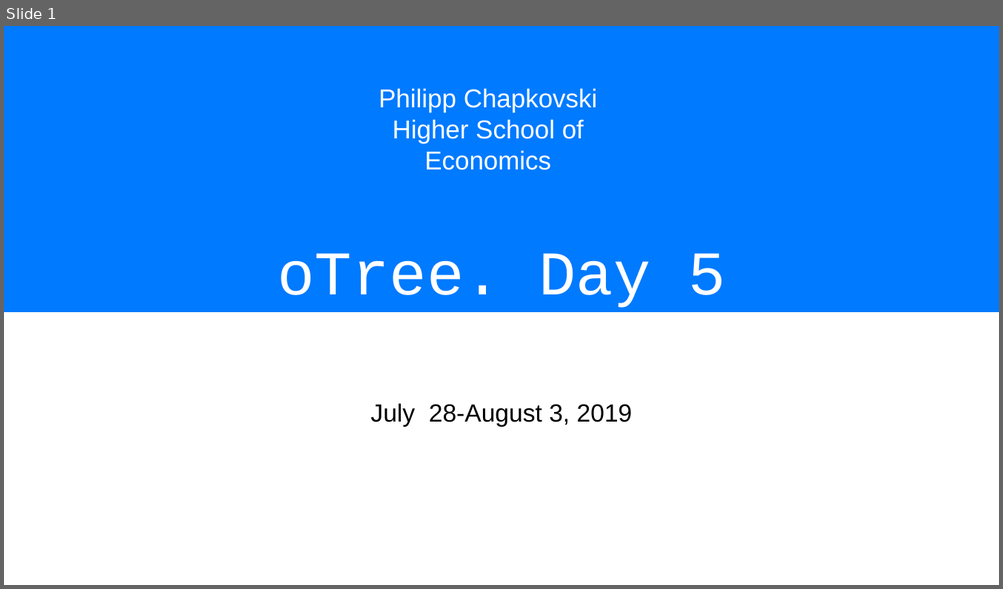
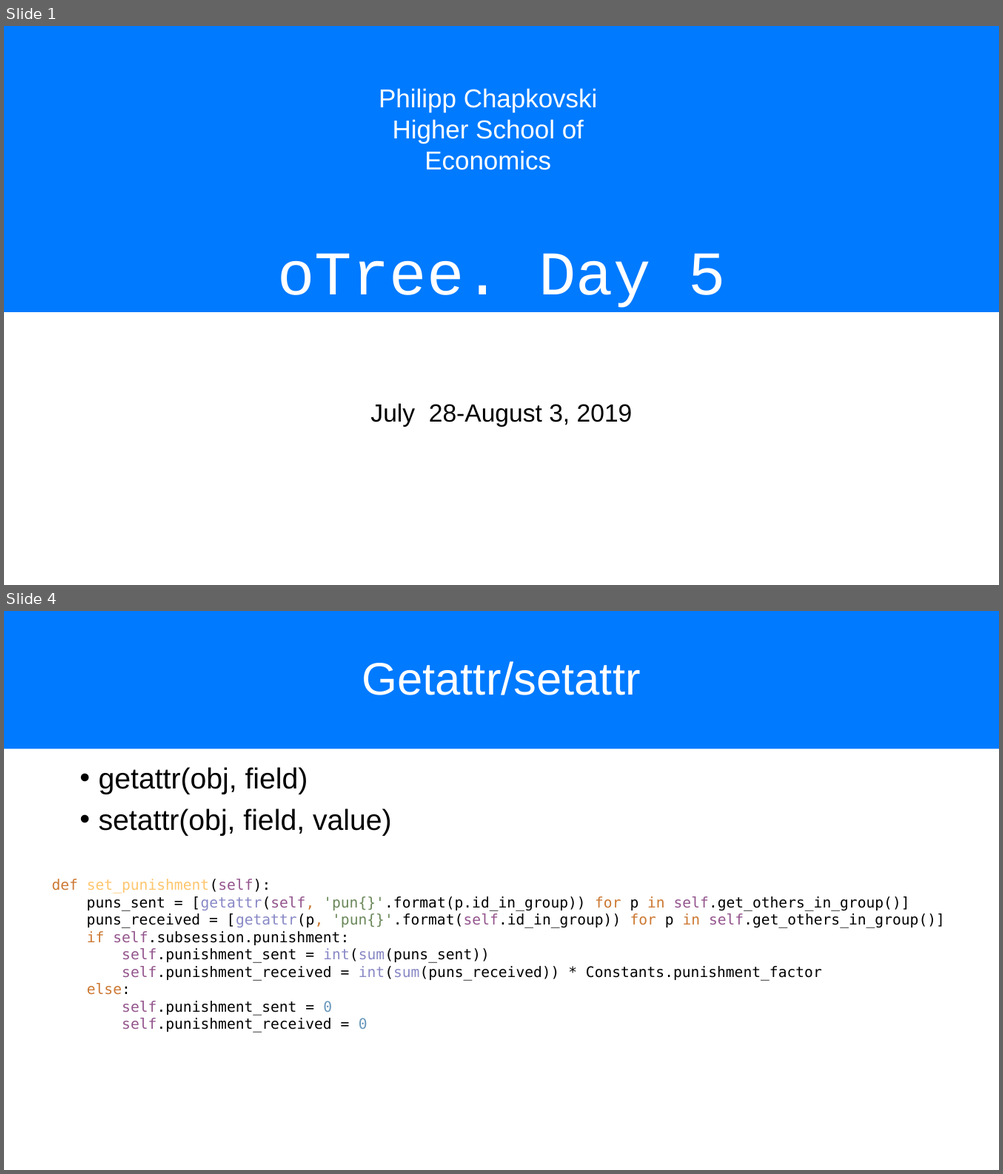
Before and after one commit to chapkovski/uncertainty-summer-school, a slide deck: presentations/frankfurt_july_2019 day5.pptx. Shown one above the other, each under a label of ours: slide 1 before the commit, slides 1 and 4 after it; the slides between them are not shown. The pictures are 1003x589 and 1003x1174 pixels, drawn with LibreOffice and Linux fonts; fonts in the diff are those of the drawing. Boxes give left, top, right and bottom in pixels: in the first picture for what was removed or moved away, otherwise in the second. Text is boxed around its words. In the diff, an @@ line names an element or a change of style, - is before the commit and + after.

```diff
--- a/presentations/frankfurt_july_2019 day5.pptx
+++ b/presentations/frankfurt_july_2019 day5.pptx
@@ slide 4 added at box(4, 611, 999, 1170), background #FFFFFF @@
@@ title added at box(4, 611, 999, 749), fill #007AFF, 44 pt, text #FFFFFF @@
+Getattr/setattr
@@ text added at box(99, 767, 392, 836), 28 pt, text #000000 @@
+• getattr(obj, field)
+• setattr(obj, field, value)
@@ text added at box(52, 879, 945, 1033), 14 pt, text #000000 @@
+def set_punishment(self):
+puns_sent = [getattr(self, 'pun{}'.format(p.id_in_group)) for p in self.get_others_in_group()]
+puns_received = [getattr(p, 'pun{}'.format(self.id_in_group)) for p in self.get_others_in_group()]
+if self.subsession.punishment:
+self.punishment_sent = int(sum(puns_sent))
+self.punishment_received = int(sum(puns_received)) * Constants.punishment_factor
+else:
+self.punishment_sent = 0
+self.punishment_received = 0
```
Also in this commit, not shown: 1 slide changed, 8 other slides added, 11 other files.
